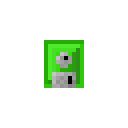
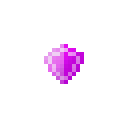
Revision of a layered 128 x 128 image; what changed, layer by layer:
added group "pers_shield" with 1 layers above "turretsafe" over [44, 44, 84, 84]
added layer "Layer 9" in group "pers_shield" over [44, 44, 84, 84]
hid group "turretsafe" (9 layers) over [44, 40, 84, 88]
